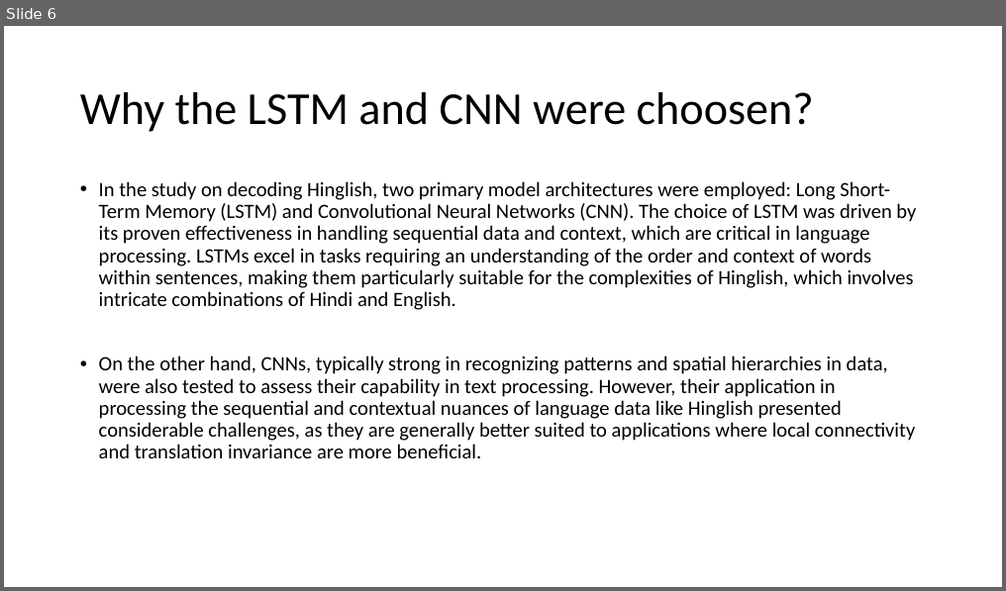
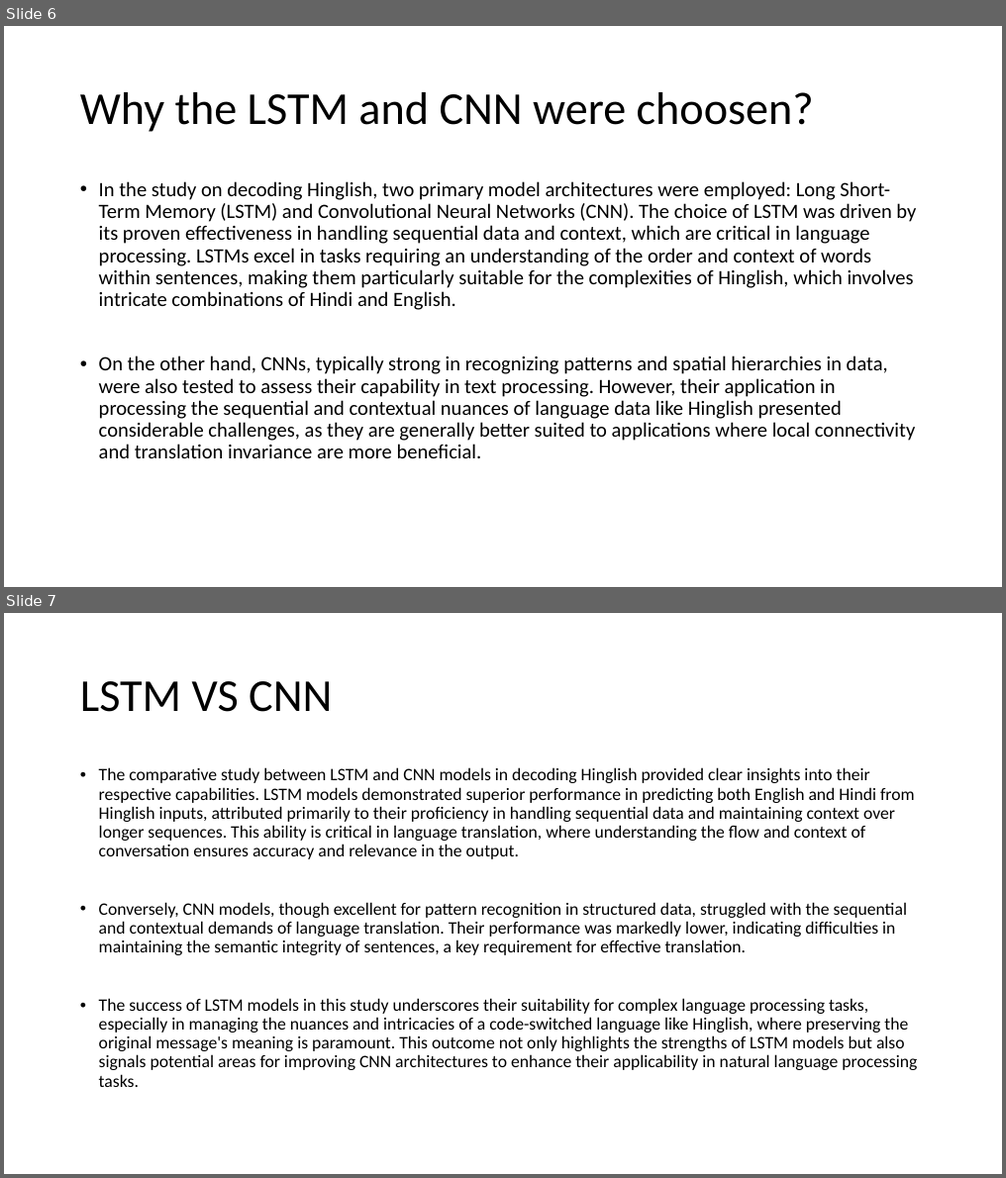
Before and after one commit to ukarthikvarmaCCT/Continous_Assessment_Sem_2, a slide deck: Decoding Hinglish.pptx. Shown one above the other, each under a label of ours: slide 6 before the commit, slides 6 and 7 after it. The pictures are 1006x591 and 1006x1178 pixels, drawn with LibreOffice and Linux fonts; fonts in the diff are those of the drawing. Boxes give left, top, right and bottom in pixels: in the first picture for what was removed or moved away, otherwise in the second. Text is boxed around its words. In the diff, an @@ line names an element or a change of style, - is before the commit and + after.

Commit message:
Progress commit

```diff
--- a/Decoding Hinglish.pptx
+++ b/Decoding Hinglish.pptx
@@ slide 7 added at [4, 613, 1002, 1174], background #FFFFFF @@
@@ title added at [80, 681, 332, 712], 44 pt, text #000000 @@
+LSTM VS CNN
@@ text added at [99, 767, 917, 1087], 16.8 pt, text #000000 @@
+• The comparative study between LSTM and CNN models in decoding Hinglish provided clear insights into their respective capabilities. LSTM models demonstrated superior performance in predicting both English and Hindi from Hinglish inputs, attributed primarily to their proficiency in handling sequential data and maintaining context over longer sequences. This ability is critical in language translation, where understanding the flow and context of conversation ensures accuracy and relevance in the output.
+• Conversely, CNN models, though excellent for pattern recognition in structured data, struggled with the sequential and contextual demands of language translation. Their performance was markedly lower, indicating difficulties in maintaining the semantic integrity of sentences, a key requirement for effective translation.
+• The success of LSTM models in this study underscores their suitability for complex language processing tasks, especially in managing the nuances and intricacies of a code-switched language like Hinglish, where preserving the original message's meaning is paramount. This outcome not only highlights the strengths of LSTM models but also signals potential areas for improving CNN architectures to enhance their applicability in natural language processing tasks.
```
Also in this commit, not shown: 1 slide removed.
